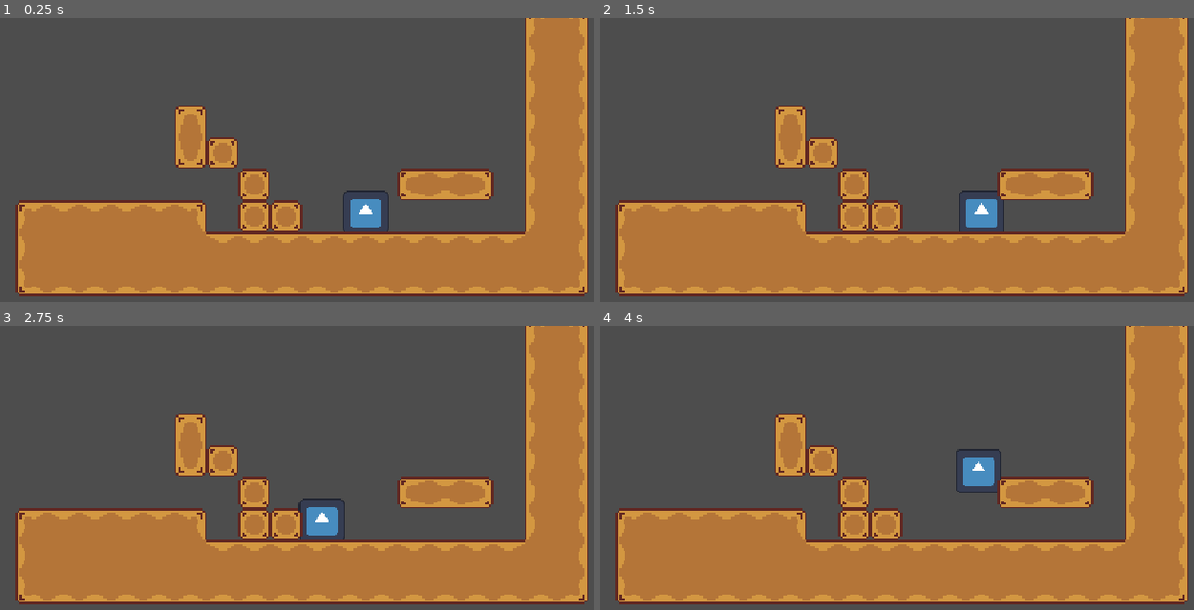
Above: before the commit, frames 1-4 (two rows, left to right).
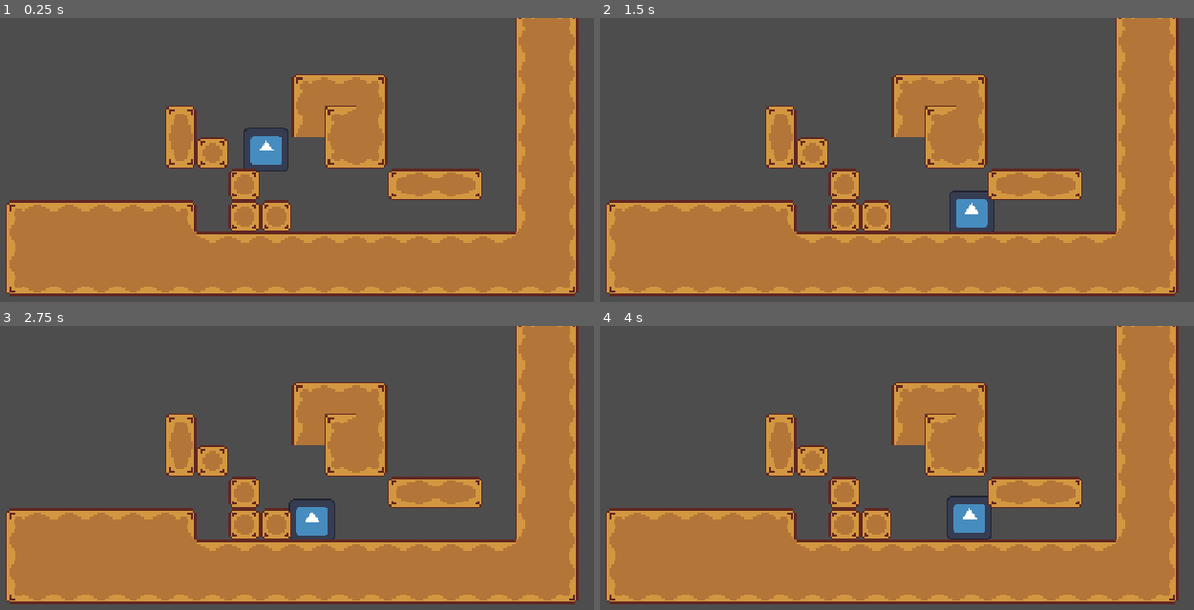
Above: after the commit, the same moments.

Repository: seanlhwi/Haven
Game: Godot game, scene res://game.tscn
Same seed, same stepped clock (60 frames per second), same inputs: the game is played once before the commit and once after it. The engine's default icon, where the game draws it, is replaced by a stand-in: a white triangle on a blue panel in a dark square.
Inputs:
- Up to frame 1 (0.25 s): no input
- Up to frame 2 (1.5 s): tap Enter at 0.5 s; hold Right (move_right) from 0.53 s (still down); tap Space (jump) at 0.77 s
- Up to frame 3 (2.75 s): tap Space (jump) at 1.52 s; release Right (move_right) at 2.03 s; hold Left (move_left) from 2.03 s (still down)
- Up to frame 4 (4 s): tap Space (jump) at 2.75, 3.02, 3.77 s; release Left (move_left) at 2.78 s; hold Right (move_right) from 2.78 s (still down)

The runs differ from the first frame. In frame 1, 18% of the frame differs, in the area x 0-100%, y 0-98%; in frame 2, 17%; in frame 3, 17%; in frame 4, 18%.

Commit message:
sean 2

Diff:
--- a/Boba/game.tscn
+++ b/Boba/game.tscn
@@ -49,6 +49,7 @@
 [node name="Game" type="Node2D" unique_id=1714813775]
 
 [node name="Player" parent="." unique_id=335862165 instance=ExtResource("1_80nbo")]
+position = Vector2(-50, -52)
 
 [node name="Camera2D" type="Camera2D" parent="." unique_id=832723039]
 zoom = Vector2(3, 3)
@@ -60,6 +61,7 @@
 shape = SubResource("WorldBoundaryShape2D_xuden")
 
 [node name="TileMap" type="TileMap" parent="." unique_id=1982663378]
+position = Vector2(-5, 0)
 tile_set = SubResource("TileSet_xuden")
 format = 2
-layer_0/tile_data = PackedInt32Array(65533, 393216, 0, 65534 …(1105 unchanged characters)… 44, 3, -3, 262144, 3, -131077, 262144, 3)
+layer_0/tile_data = PackedInt32Array(65533, 393216, 0, 65534 …(1105 unchanged characters)… 44, 3, -3, 262144, 3, -131077, 262144, 3, -131073, 327680, 2, -196608, 458752, 2, -262144, 458752, 1, -196609, 327680, 0, -327680, 458752, 0, -262145, 393216, 0, -262146, 327680, 0, -196610, 327680, 1)
